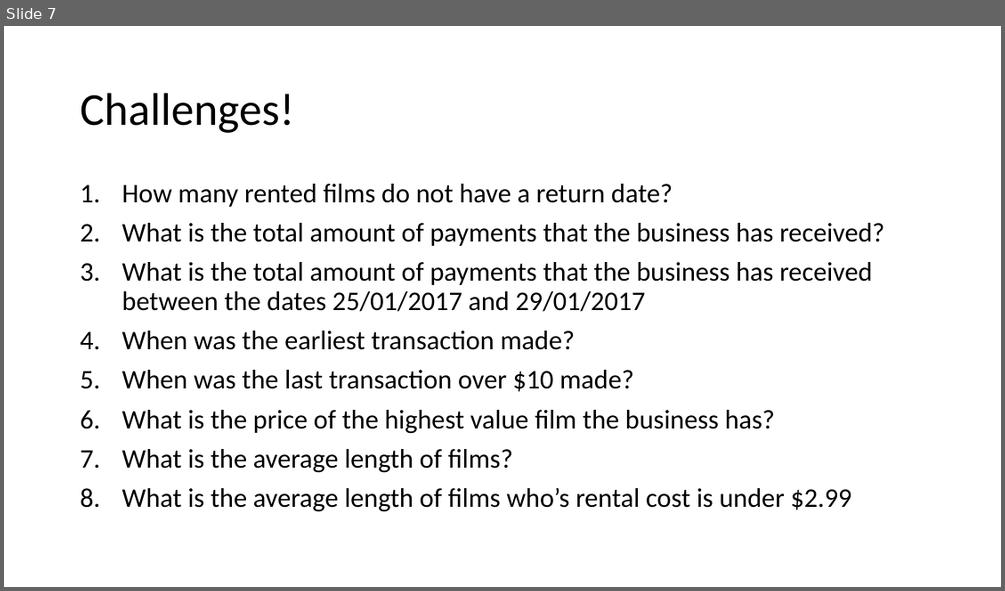
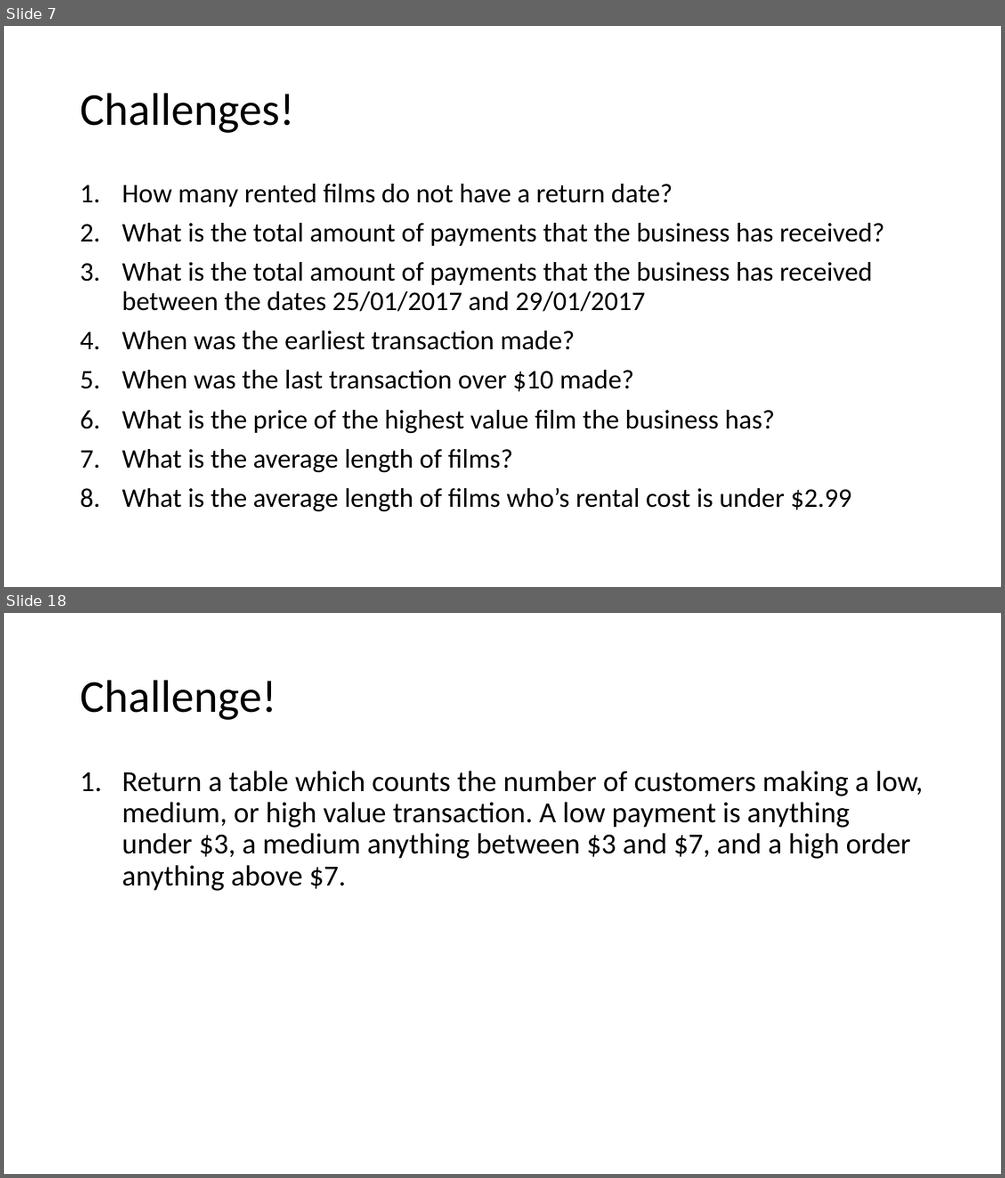
Before and after one commit to TataAndBigData/Practical-ML-DS, a slide deck: Chapter 2. Python for Data Scientists/Module 2. SQL/2. SQL Aggregations.pptx. Shown one above the other, each under a label of ours: slide 7 before the commit, slides 7 and 18 after it; the slides between them are not shown. The pictures are 1005x591 and 1005x1178 pixels, drawn with LibreOffice and Linux fonts; fonts in the diff are those of the drawing. Boxes give left, top, right and bottom in pixels: in the first picture for what was removed or moved away, otherwise in the second. Text is boxed around its words. In the diff, an @@ line names an element or a change of style, - is before the commit and + after.

```diff
--- a/Chapter 2. Python for Data Scientists/Module 2. SQL/2. SQL Aggregations.pptx
+++ b/Chapter 2. Python for Data Scientists/Module 2. SQL/2. SQL Aggregations.pptx
@@ slide 18 added at [4,613,1001,1174], background #FFFFFF @@
@@ title added at [80,680,276,720], 44 pt, text #000000 @@
+Challenge!
@@ text added at [122,771,922,891], 28 pt, text #000000 @@
+1. Return a table which counts the number of customers making a low, medium, or high value transaction. A low payment is anything under $3, a medium anything between $3 and $7, and a high order anything above $7.
```
Also in this commit, not shown: 1 slide changed, 9 other slides added, 1 slide removed.
